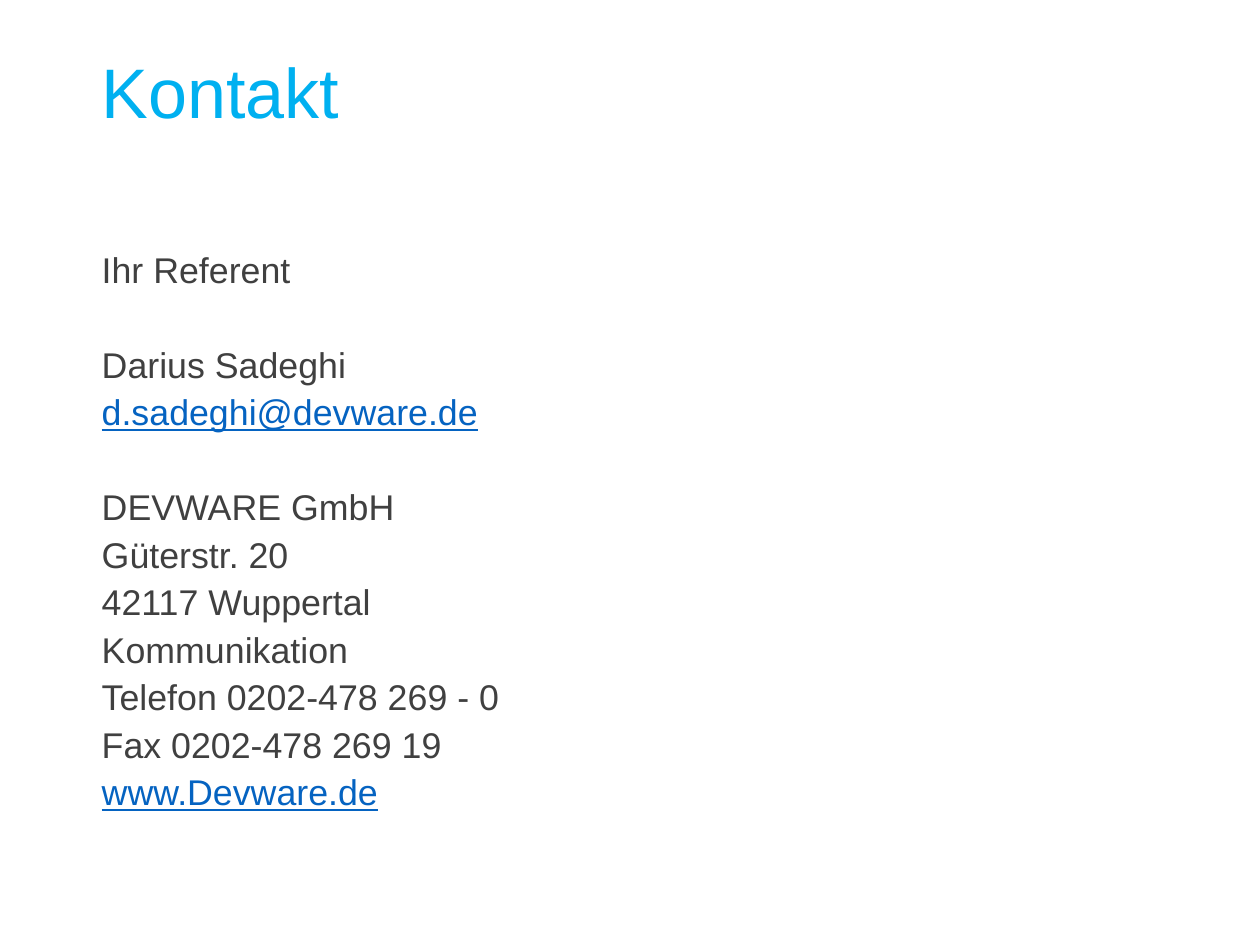
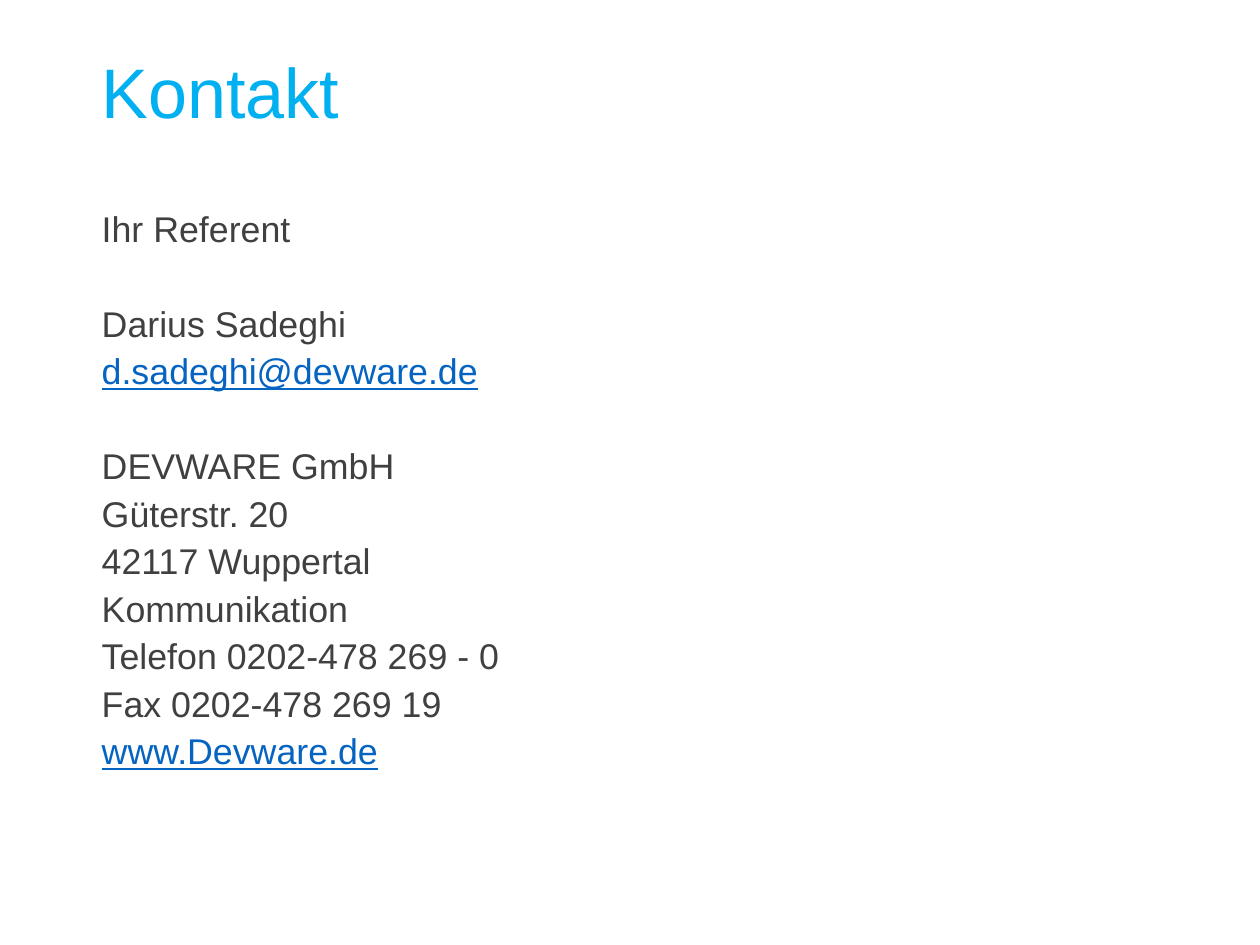
Before and after one commit to darius-sadeghi/DevTrain_Unittests, a slide deck: slide 50 of UnitTests_DevTrain.pptx (slide 45 before the commit). Drawn at 1260x945 pixels with LibreOffice and Linux fonts; fonts in the diff are those of the drawing; background and template pictures are left out. Boxes give left, top, right and bottom in pixels: in the first picture for what was removed or moved away, otherwise in the second. Text is boxed around its words. In the diff, an @@ line names an element or a change of style, - is before the commit and + after.

```diff
--- a/UnitTests_DevTrain.pptx
+++ b/UnitTests_DevTrain.pptx
@@ text "Ihr Referent": place and size @@
-text "Ihr Referent" at [102, 257, 499, 811]
+text "Ihr Referent" at [102, 216, 499, 770]
```
Also in this commit, not shown: 1 other slide changed, 5 slides added, 2 other files.
